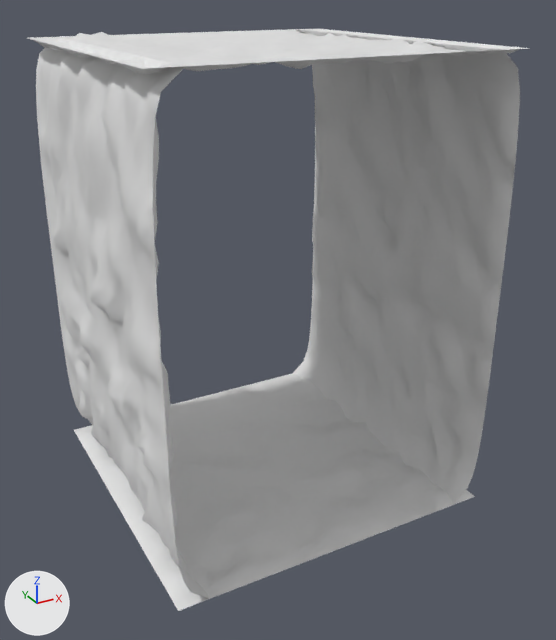
Two versions of the FBX model Labyrinth/SourceArt/ModularBuildingKit/Meshes/SM_LabyrinthTile_5.fbx, one commit apart.
Before and after are seen from a 50 mm camera at (-1.52, -7.36, 4.45) aimed at (1.58, -1.73, 1.63). The axes (+X, +Y, +Z) are drawn at lower left. The lights are the same throughout. Materials are left out; every surface is plain grey. Where no turn or scale is listed for an object, it has been applied to the vertices.

Names of what the first picture shows: 'null3'.
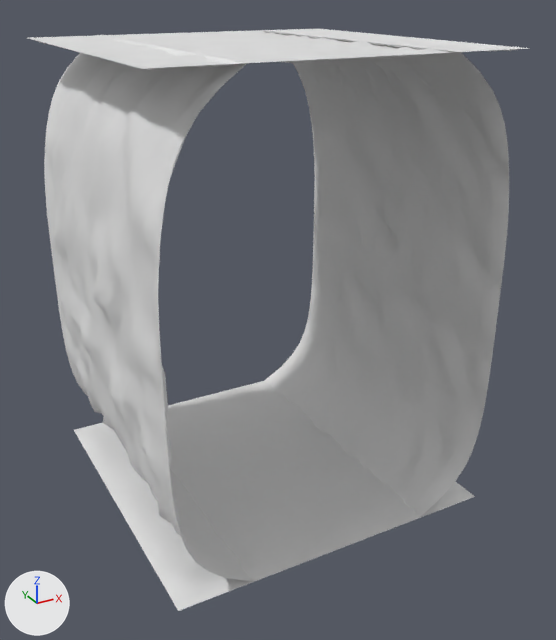
What differs and where, as boxes [x1, y1, x2, y2] in the pictures (556 x 640 px; the box of a moved part takes in the faces that stretch with it):
part 1 of me_null3, moved or reshaped
    before: [74, 373, 475, 611]
    after: [74, 381, 475, 611]
part 2 of me_null3, moved or reshaped
    before: [28, 29, 529, 75]
    after: [28, 29, 529, 70]
part 3 of me_null3, moved or reshaped
    before: [36, 38, 210, 599]
    after: [44, 38, 254, 581]
part 4 of me_null3, moved or reshaped
    before: [293, 29, 520, 505]
    after: [262, 30, 509, 518]

What the commit changed:
me_null3 is used by ob_null3; location (0.0, 0.0, 0.0).
me_null3 had 3844 vertices, 3600 faces and spanned x -0.1..3.1, y -3.0..0.0, z -0.05..4.05.
me_null3 now has 3844 vertices, 3600 faces and spans x -0.07..3.07, y -3.0..0.0, z -0.02..4.02.
me_null3 part 1: the loose piece of 961 vertices spanning x 0.0..3.0, y -3.0..0.0, z -0.05..0.08 is scaled about the mesh origin by (1, 1, 0.496).
me_null3 part 2: the loose piece of 961 vertices spanning x 0.0..3.0, y -3.0..0.0, z 3.92..4.05 is scaled about its middle by (1, 1, 0.496), then moved by (0.0, 0.0, 0.01).
me_null3 part 3: 770 of 3844 vertices moved; they spanned x -0.1..0.27, y -3.0..0.0, z 0.0..4.0 and now span x -0.07..0.67, y -3.0..0.0, z 0.0..4.0; mean shift (0.11, 0.0, 0.0); largest move (0.27, -3.0, 0.0) -> (0.67, -3.0, 0.0).
me_null3 part 4: 770 of 3844 vertices moved; they spanned x 2.73..3.1, y -3.0..0.0, z 0.0..4.0 and now span x 2.33..3.07, y -3.0..0.0, z 0.0..4.0; mean shift (-0.11, 0.0, 0.0); largest move (2.73, 0.0, 0.0) -> (2.33, 0.0, 0.0).
